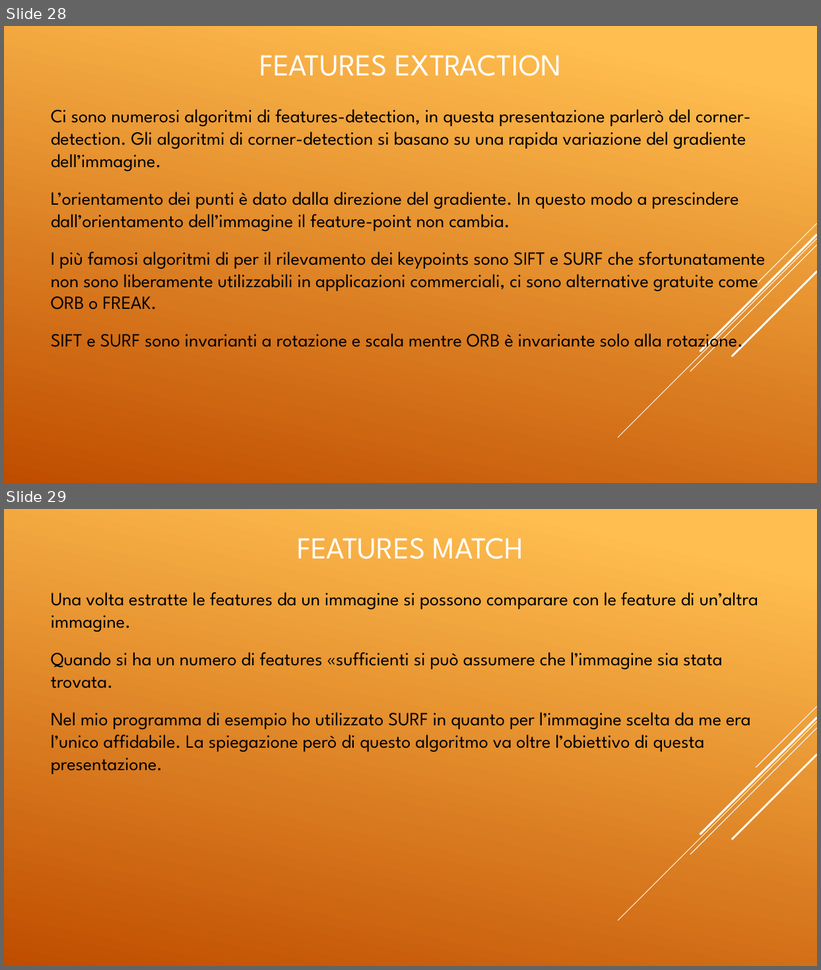
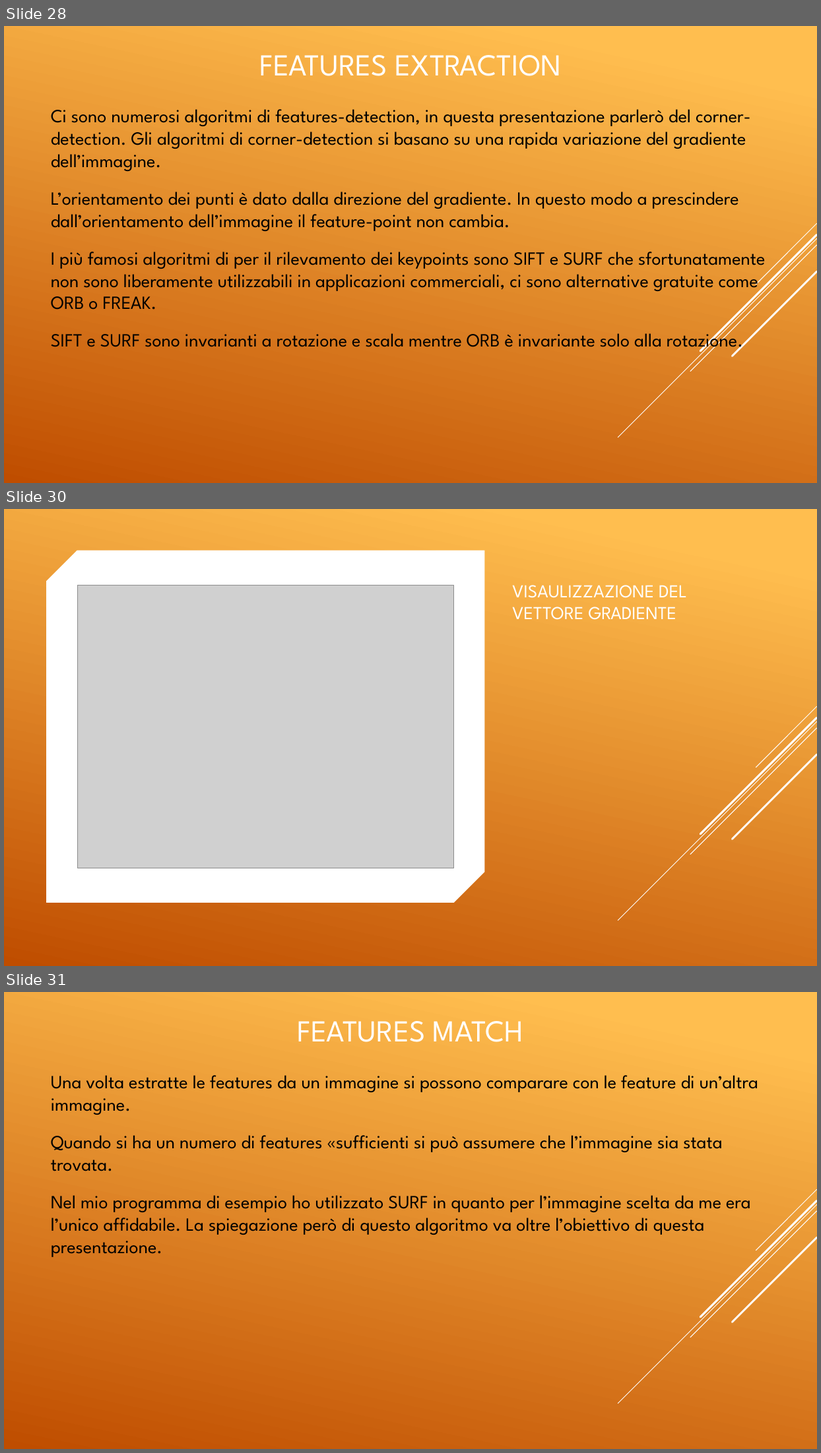
Before and after one commit to elvisdukaj/presentazione, a slide deck: presentazione/Tesina Elvis.pptx. Shown one above the other, each under a label of ours: slides 28 and 29 before the commit, slides 28, 30 and 31 after it; the slides between them are not shown. The pictures are 821x970 and 821x1453 pixels, drawn with LibreOffice and Linux fonts; fonts in the diff are those of the drawing; grey boxes stand for pictures. Boxes give left, top, right and bottom in pixels: in the first picture for what was removed or moved away, otherwise in the second. Text is boxed around its words. In the diff, an @@ line names an element or a change of style, - is before the commit and + after.

```diff
--- a/presentazione/Tesina Elvis.pptx
+++ b/presentazione/Tesina Elvis.pptx
@@ slide 30 added at (4, 509, 817, 966), background gradient #FFBF50 to #C04D00 @@
@@ snip diag rect added at (46, 551, 484, 903), fill #FFFFFF @@
@@ picture added at (77, 586, 453, 868) @@
@@ title added at (512, 585, 687, 620), 21.6 pt, text #FFFFFF @@
+VISAULIZZAZIONE DEL VETTORE GRADIENTE
@@ group added at (618, 706, 817, 921): 5 lines @@
@@ what was slide 29 is now slide 31 @@
```
Also in this commit, not shown: 1 slide changed, 1 other slide added, 3 other files.
